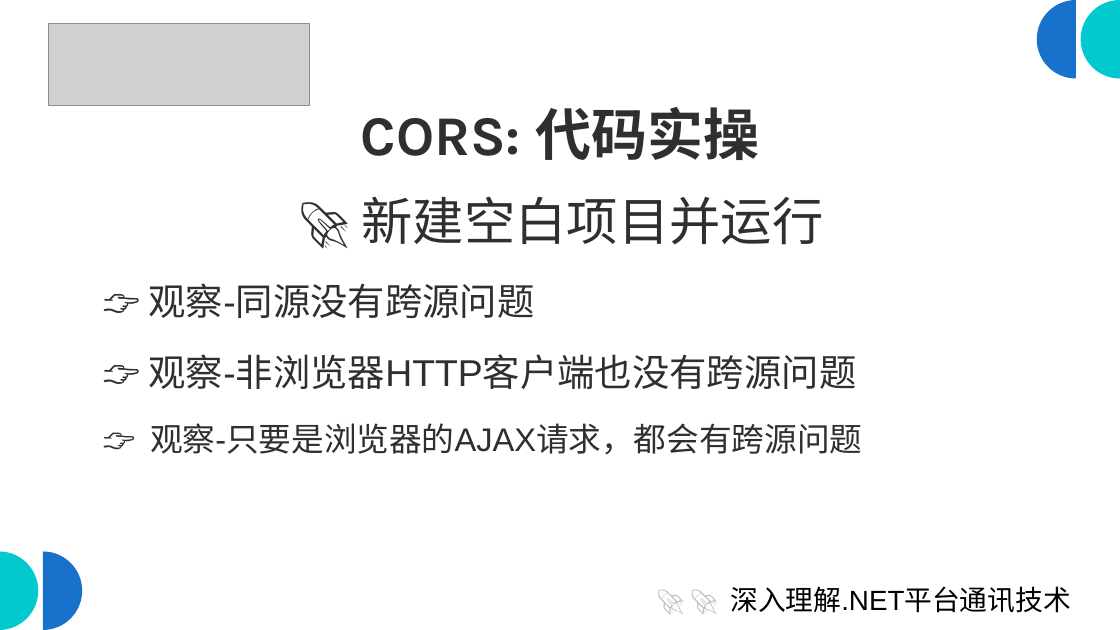
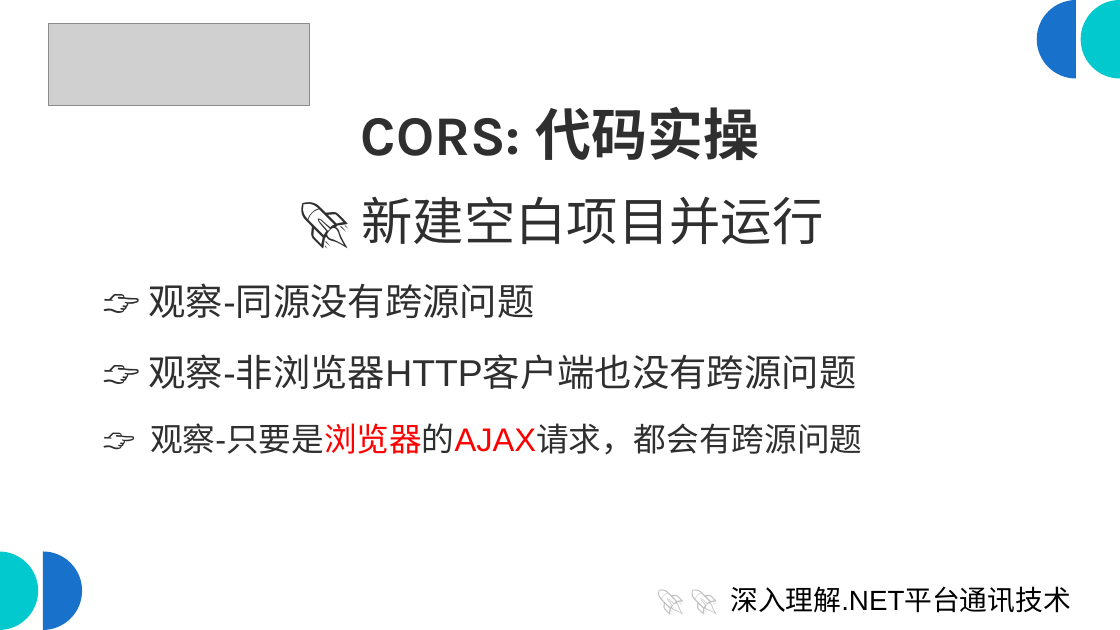
Before and after one commit to scottfly189/dotnet_net_course, a slide deck: slide 21 of src/5.CorsDemo/cors.odp. Drawn at 1120x630 pixels with LibreOffice and Linux fonts; fonts in the diff are those of the drawing; grey boxes stand for pictures. Boxes give left, top, right and bottom in pixels: in the first picture for what was removed or moved away, otherwise in the second. Text is boxed around its words. In the diff, an @@ line names an element or a change of style, - is before the commit and + after.

Commit message:
foo

```diff
--- a/src/5.CorsDemo/cors.odp
+++ b/src/5.CorsDemo/cors.odp
@@ text at <box>150,423,862,455</box>: text colour #2F2F2F to #FE0000 in "观察-只要是浏览器的AJAX请求，都会有跨源问题" @@
```
Also in this commit, not shown: 25 other slides changed.
